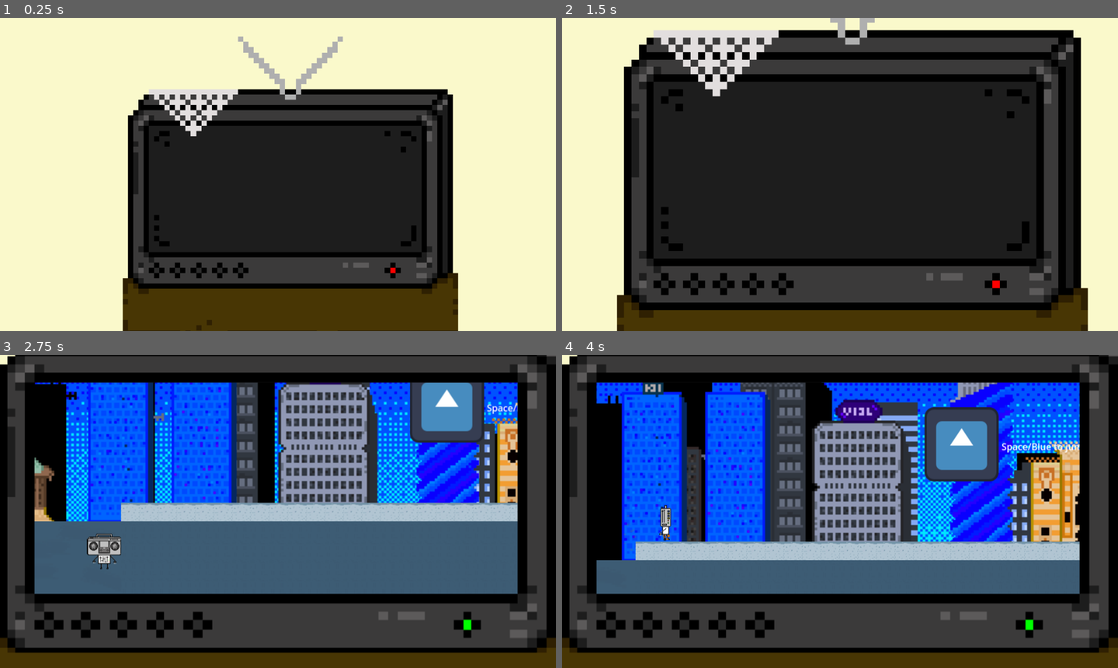
Above: before the commit, frames 1-4 (two rows, left to right).
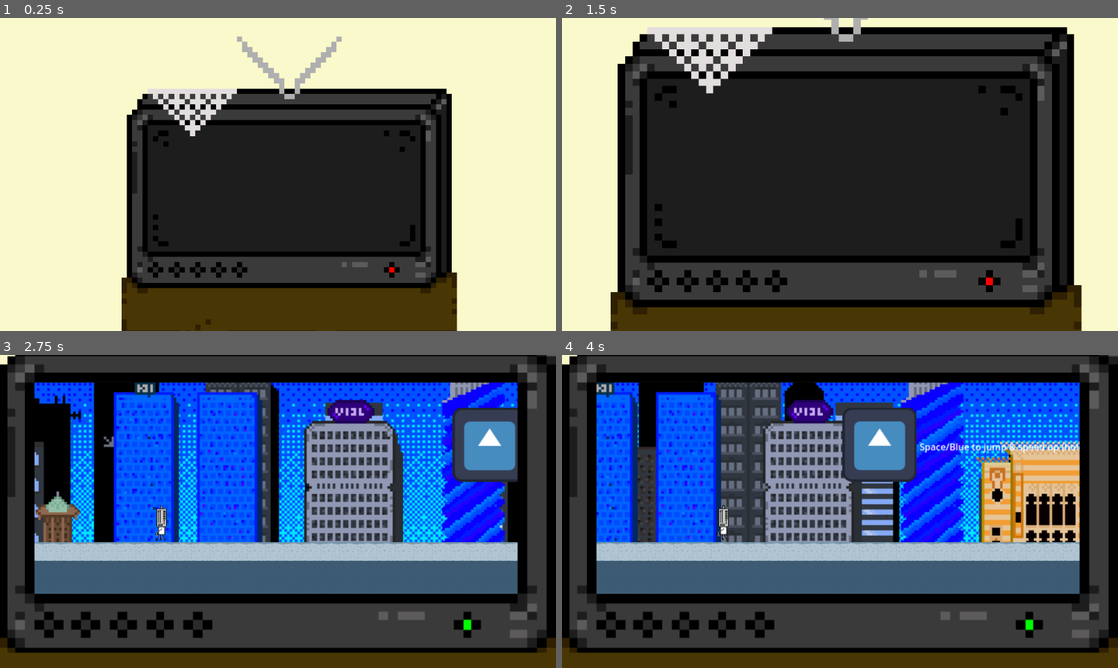
Above: after the commit, the same moments.

Repository: JosipRados01/retro-runner
Game: Godot game, scene res://loading_screen.tscn
Same seed, same stepped clock (60 frames per second), same inputs: the game is played once before the commit and once after it. The engine's default icon, where the game draws it, is replaced by a stand-in: a white triangle on a blue panel in a dark square.
Inputs:
- Up to frame 1 (0.25 s): no input
- Up to frame 2 (1.5 s): hold Down (stomp) 0.53-1.28 s; tap Space (jump) at 0.77 s; tap Down (stomp) at 1.35 s
- Up to frame 3 (2.75 s): tap Space (jump) at 1.52 s; hold Down (stomp) from 2.03 s (still down)
- Up to frame 4 (4 s): release Down (stomp) at 2.78 s; tap Down (stomp) at 2.85 s; tap Space (jump) at 3.02, 3.77 s; hold Down (stomp) from 3.53 s (still down)

The runs differ from the first frame. In frame 1, 3.2% of the frame differs, in the area x 21-83%, y 6-100%; in frame 2, 20%; in frame 3, 40%, in the area x 6-94%, y 8-69%; in frame 4, 36%.

Commit message:
better zoom in

Diff:
--- a/game.gd
+++ b/game.gd
@@ -22,7 +22,7 @@
 
 # Tracking variables
 var active_sections: Array[Node2D] = []
-var next_spawn_x: float = 0.0
+var next_spawn_x: float = -400.0
 var last_player_x: float = 0.0
 
 # Called when the node enters the scene tree for the first time.
--- a/game.tscn
+++ b/game.tscn
@@ -28,7 +28,7 @@
 position = Vector2(95, 479)
 
 [node name="Camera2D" type="Camera2D" parent="player"]
-offset = Vector2(300, 0)
+offset = Vector2(200, 0)
 
 [node name="Parallaxforeground" parent="." instance=ExtResource("5_7jktm")]
 layer = -1
--- a/loading_screen.gd
+++ b/loading_screen.gd
@@ -28,7 +28,8 @@
 var target_scale: Vector2
 var total_animation_time: float
 var initial_position: Vector2
-var zoom_target_y: float = 160.0
+var zoom_target_y: float = 150.0
+var zoom_target_x: float = 480.0  # Target x coordinate to zoom into
 
 # Called when the node enters the scene tree for the first time.
 func _ready() -> void:
@@ -92,11 +93,12 @@
 	# Smoothly interpolate between initial and target scale
 	var current_scale = initial_scale.lerp(target_scale, zoom_progress)
 
-	# Calculate position offset to zoom into y=200
-	# As we zoom in, we need to move the sprite up to keep y=200 centered
+	# Calculate position offset to zoom into specific x,y coordinates
+	# As we zoom in, we need to move the sprite to keep the target coordinates centered
 	var scale_factor = current_scale.y / initial_scale.y
 	var y_offset = (initial_position.y - zoom_target_y) * (scale_factor - 1.0)
-	var target_position = Vector2(initial_position.x, initial_position.y - y_offset)
+	var x_offset = (initial_position.x - zoom_target_x) * (scale_factor - 1.0)
+	var target_position = Vector2(initial_position.x - x_offset, initial_position.y - y_offset)
 
 	# Apply the scale and position to all TV sprites
 	tv_on.scale = current_scale
